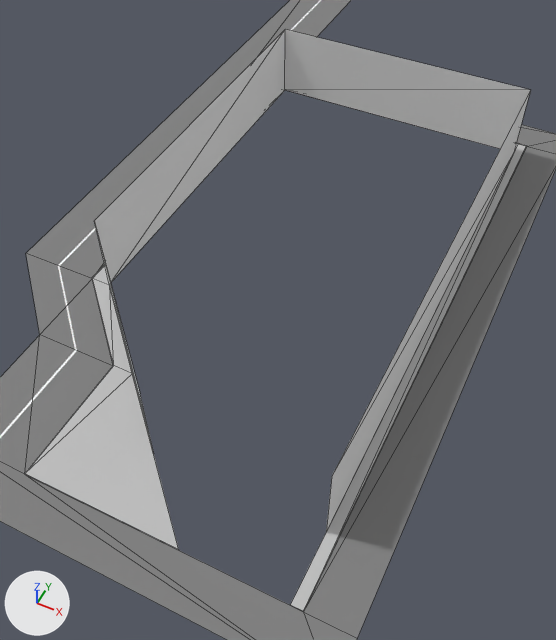
The glTF model assets/models/districts/descalzas/chunk_descalzas.glb: old version first, new version second.
Before and after are seen from a 50 mm camera at (35.6, -15.0, 52.9) aimed at (14.5, 27.2, 0.1). Lighting does not change. The marker at lower left points along +X, +Y and +Z. The first picture is the older version. Mesh edges are drawn as thin lines. Objects named as collision shapes, trigger or cutter boxes, shadow casters or lower levels of detail are left out. Where no turn or scale is listed for an object, it has been applied to the vertices. Vertices at exactly the same position are counted once.

Objects in the first picture: 'Buildings', 'Plane', 'Sidewalk'.
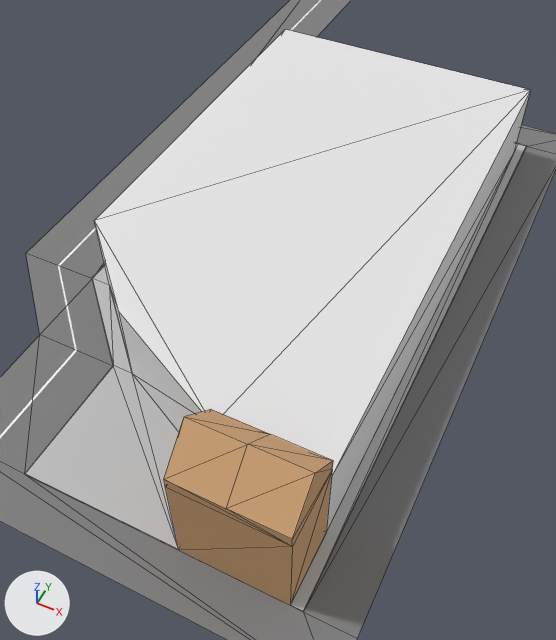
Where the change shows, as pixel boxes [x1, y1, x2, y2] in the pictures (556 x 640 px; the box of a moved part takes in the faces that stretch with it):
'Palace', added (beige): after [164, 409, 333, 605]
part 1 of me_plane_002, moved or reshaped: before [26, 366, 178, 549]; after [26, 366, 179, 549]
part 2 of me_plane_003, built on: before [95, 225, 153, 450]; after [94, 30, 530, 475]

What the commit changed:
Material 'Brick' (mat_brick) is new.
Its base color is (0.644, 0.381, 0.191) (beige #d2a679).
Its roughness is 1.0.
me_plane_002 is used by ob_sidewalk; location (8.0, 4.0, 0.0).
Verts and faces of me_plane_002; kept vertices keep their numbers, new ones are numbered from 24.
Before the commit, vertices of me_plane_002: 0 (10.0, 0.0, 0.1) at pixel (178, 549), 2 (-4.0, 12.0, 0.0) at pixel (113, 366), 3 (-4.0, 0.0, 0.0) at pixel (24, 474), 7 (-2.0, 12.0, 0.1) at pixel (132, 373), 22 (-4.0, 12.0, 0.1) at pixel (113, 365).
Before the commit, vertices of me_plane_002: 23 (-4.0, 0.0, 0.1) at pixel (24, 473).
me_plane_002 had 24 vertices, 28 faces and spanned x -12.0..20.0, y 0.0..60.0, z 0.0..0.1.
me_plane_002 now has 25 vertices, 29 faces and spans x -12.0..20.0, y 0.0..60.0, z 0.0..0.1.
Part 1, on me_plane_002:
Faces deleted: (0, 7, 23), (7, 22, 23), (2, 3, 23), (2, 23, 22).
New vertex 24 is at (10.0, 6.0, 0.1).
New faces: (3, 23, 22), (2, 3, 22), (0, 22, 23), (0, 24, 7), (0, 7, 22).
me_plane_003 is used by ob_buildings; location (-2.0, 40.0, 0.1).
Verts and faces of me_plane_003; kept vertices keep their numbers, new ones are numbered from 10.
Before the commit, vertices of me_plane_003: 0 (29.0, 22.0, 8.0) at pixel (530, 89), 2 (0.0, -16.0, 0.0) at pixel (109, 284), 4 (0.0, -16.0, 8.0) at pixel (94, 220), 5 (0.0, 22.0, 8.0) at pixel (285, 29), 6 (29.0, -30.0, 8.0) at pixel (331, 476).
Before the commit, vertices of me_plane_003: 8 (14.0, -30.0, 0.0) at pixel (153, 453), 9 (14.0, -30.0, 8.0).
me_plane_003 had 10 vertices, 8 faces and spanned x 0.0..29.0, y -30.0..22.0, z 0.0..8.0.
me_plane_003 now has 12 vertices, 14 faces and spans x 0.0..29.0, y -30.0..22.0, z 0.0..8.0.
Part 2, on me_plane_003:
Vertices deleted: 8, 9 (with the faces that use them).
New vertex 10 is at (20.0, -30.0, 0.0).
New vertex 11 is at (20.0, -30.0, 8.0).
New vertex 12 is at (8.0, -24.0, 8.0), pixel (118, 310).
New vertex 13 is at (8.0, -24.0, 0.0), pixel (132, 373).
New faces: (10, 11, 13), (11, 12, 13), (2, 13, 12), (2, 12, 4), (0, 5, 4), (4, 12, 11).
New faces: (0, 11, 6), (0, 4, 11).
Mesh me_plane_004 is new.
It has 17 vertices, 30 faces and spans x -4.0..5.0, y 0.0..6.0, z 0.0..13.0.
It uses material mat_brick (beige #d2a679).
Object 'Palace' (ob_palace) is new; it shows me_plane_004.
Its location is (22.0, 4.0, 0.0).
